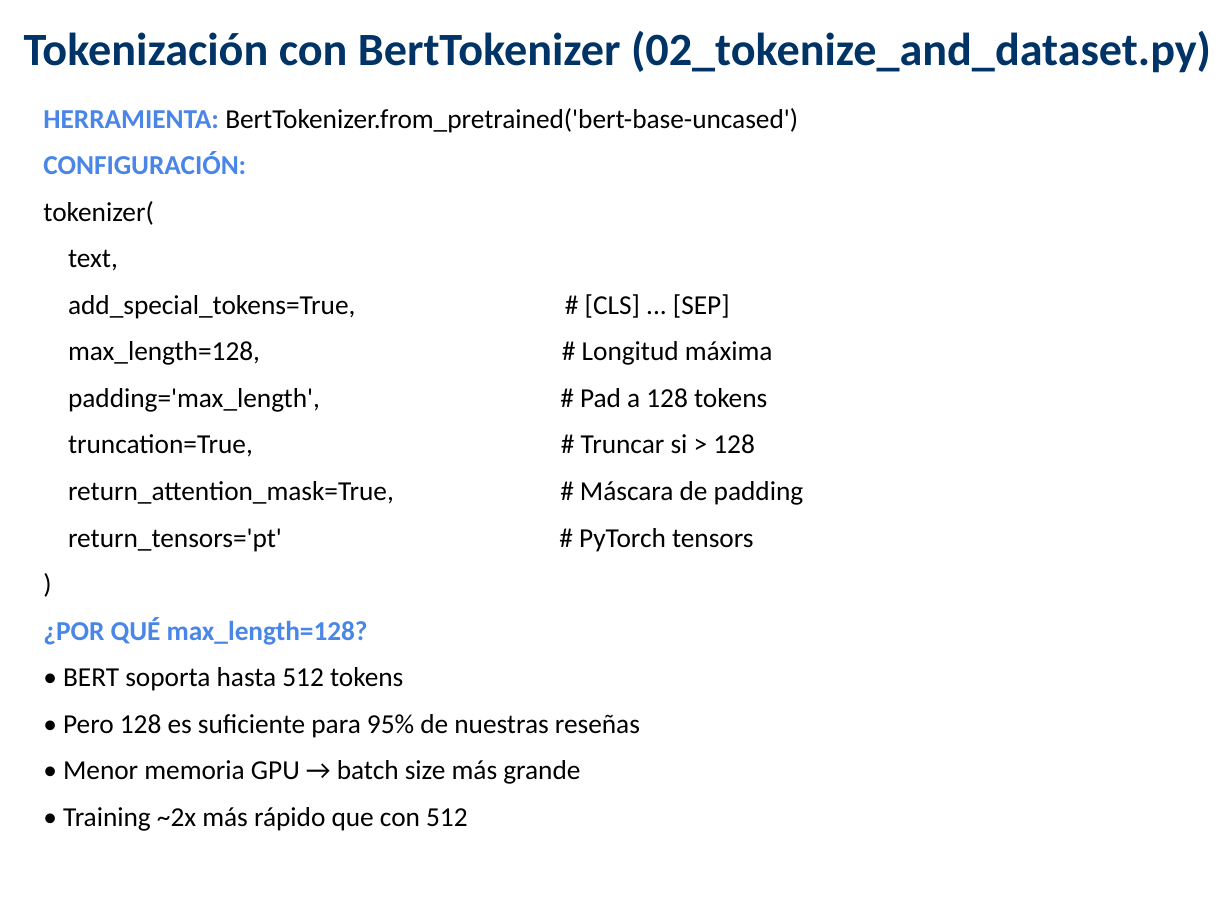
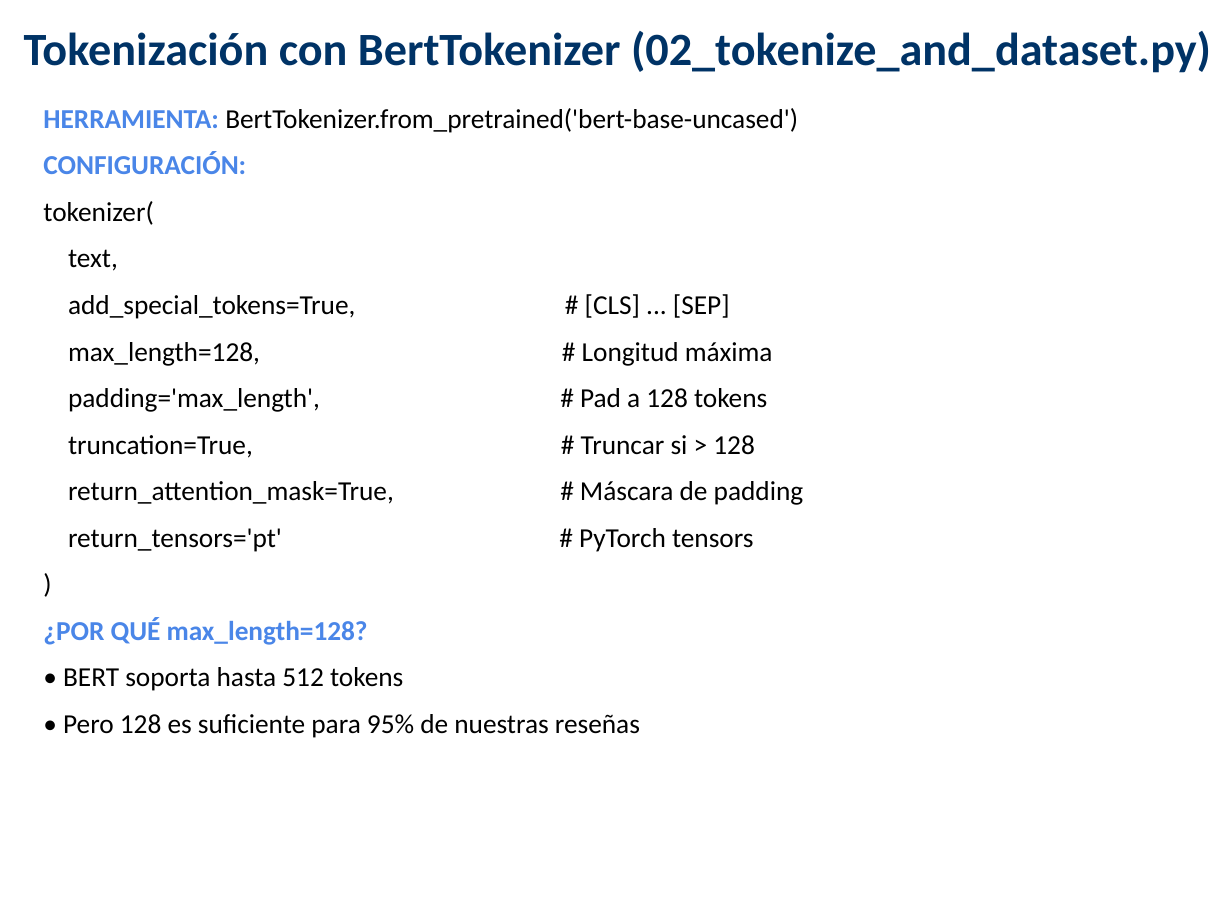
Before and after one commit to aguilarezequiel/stem-review-classifier, a slide deck: slide 26 of docs/Presentacion_Final_Steam_Classifier.pptx. Drawn at 1232x924 pixels with LibreOffice and Linux fonts; fonts in the diff are those of the drawing. Boxes give left, top, right and bottom in pixels: in the first picture for what was removed or moved away, otherwise in the second. Text is boxed around its words. In the diff, an @@ line names an element or a change of style, - is before the commit and + after.

```diff
--- a/docs/Presentacion_Final_Steam_Classifier.pptx
+++ b/docs/Presentacion_Final_Steam_Classifier.pptx
@@ text at (63,760,580,831): paragraphs removed @@
-• Menor memoria GPU → batch size más grande
-• Training ~2x más rápido que con 512
```
Also in this commit, not shown: 3 other slides changed.
